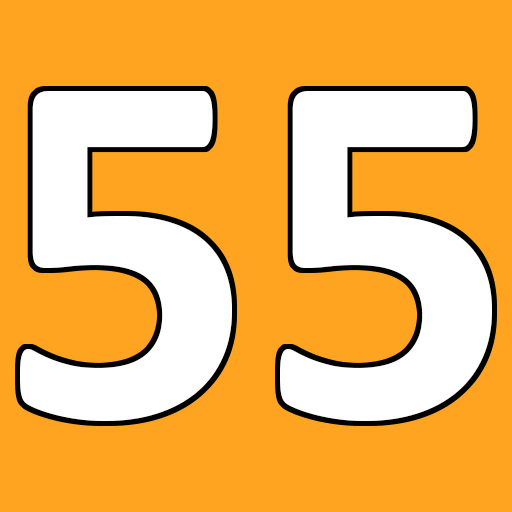
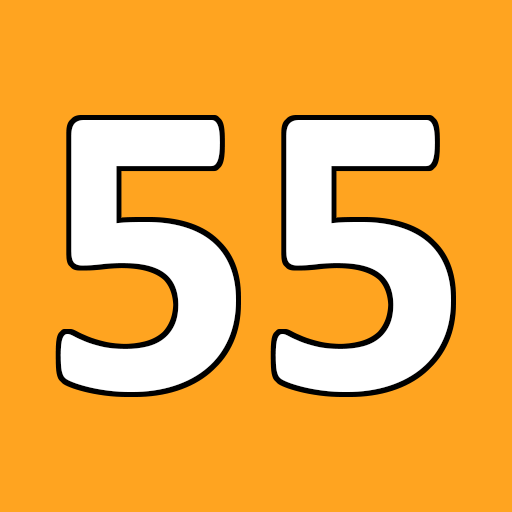
The second (512, 512) image is a revision of the first. Changes to its layers:
painted on "55" over [20, 91, 492, 421]
painted on "Background" over [15, 86, 497, 426]
